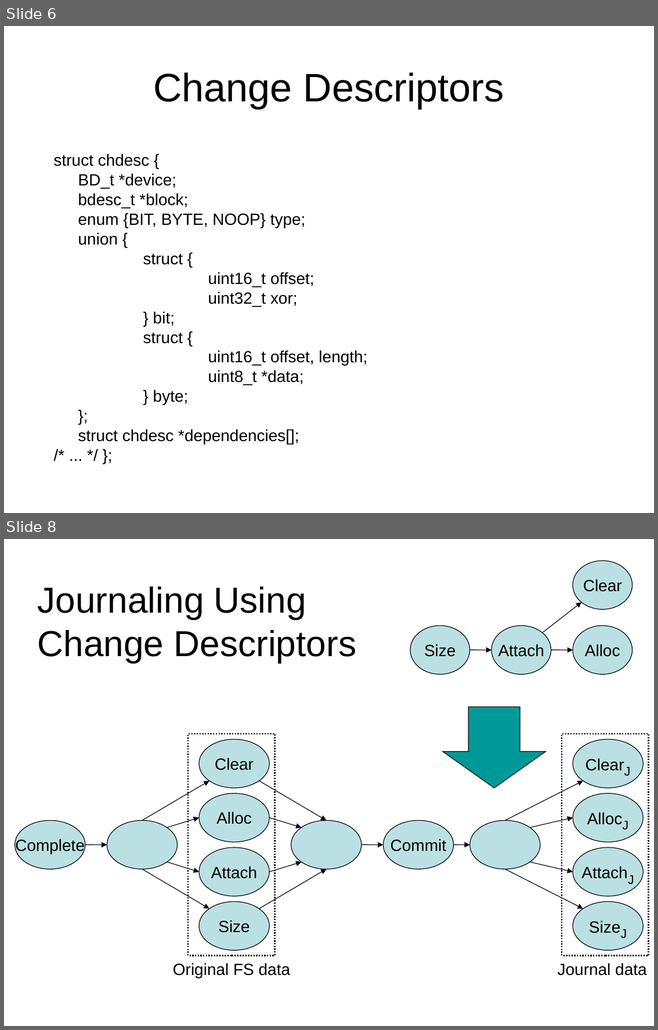
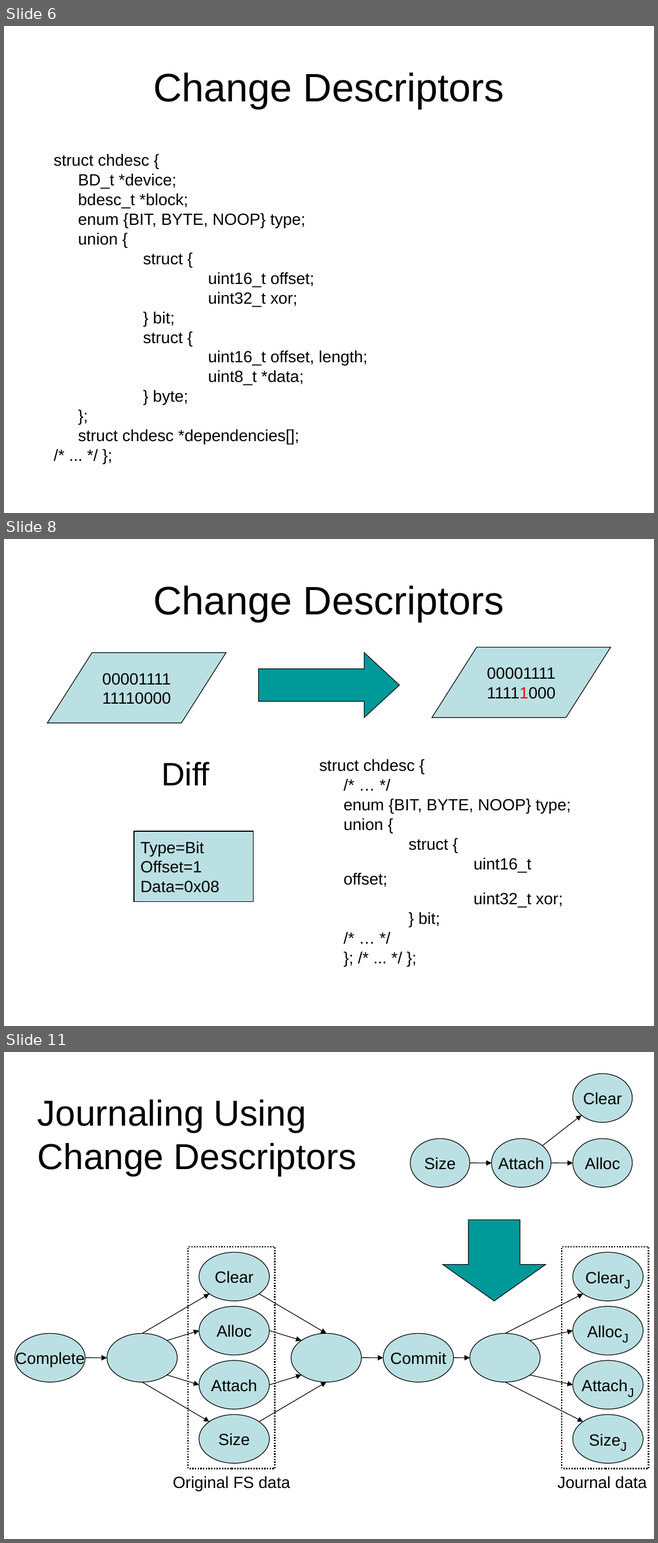
Before and after one commit to ucla-readable/fstitch-doc, a slide deck: sosp_wip/sosp_wip_kudos.ppt. Shown one above the other, each under a label of ours: slides 6 and 8 before the commit, slides 6, 8 and 11 after it; the slides between them are not shown. The pictures are 658x1030 and 658x1543 pixels, drawn with LibreOffice and Linux fonts; fonts in the diff are those of the drawing; background and template pictures are left out. Boxes give left, top, right and bottom in pixels: in the first picture for what was removed or moved away, otherwise in the second. Text is boxed around its words. In the diff, an @@ line names an element or a change of style, - is before the commit and + after.

Commit message:
r1556: added a few more chdesc slides.

```diff
--- a/sosp_wip/sosp_wip_kudos.ppt
+++ b/sosp_wip/sosp_wip_kudos.ppt
@@ slide 8 added at [4,539,654,1026], background #FFFFFF @@
@@ title added at [153,585,504,622], 44 pt, text #000000 @@
+Change Descriptors
@@ parallelogram added at [48,653,226,723], fill #BBE0E3, outline #000000 0.74 pt, 18 pt, text #000000 @@
+00001111
+11110000
@@ right arrow added at [259,653,400,718], fill #009999, outline #000000 0.74 pt @@
@@ parallelogram added at [431,647,610,718], fill #BBE0E3, outline #000000 0.74 pt, 18 pt, text #000000 @@
+00001111
+11111000
@@ text added at [161,762,209,785], 36 pt, text #000000 @@
+Diff
@@ text added at [319,759,571,926], 18 pt, text #000000 @@
+struct chdesc {
+/* … */
+enum {BIT, BYTE, NOOP} type;
+union {
+struct {
+uint16_t offset;
+uint32_t xor;
+} bit;
+/* … */
+}; /* ... */ };
@@ rectangle added at [134,831,253,901], fill #BBE0E3, outline #000000 0.74 pt, 18 pt, text #000000 @@
+Type=Bit
+Offset=1
+Data=0x08
@@ what was slide 8 is now slide 11 @@
```
Also in this commit, not shown: 1 slide changed, 3 other slides added, 1 slide removed.
